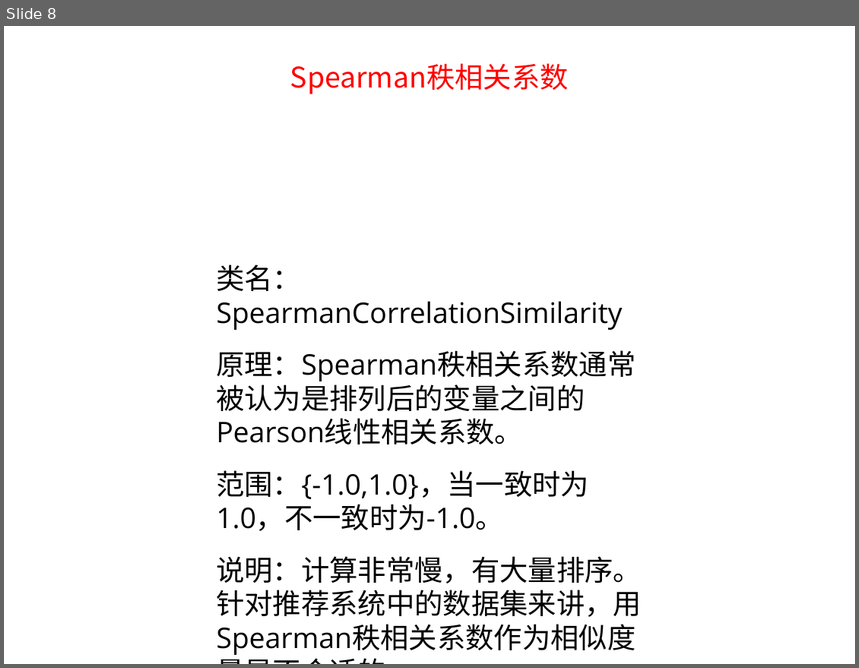
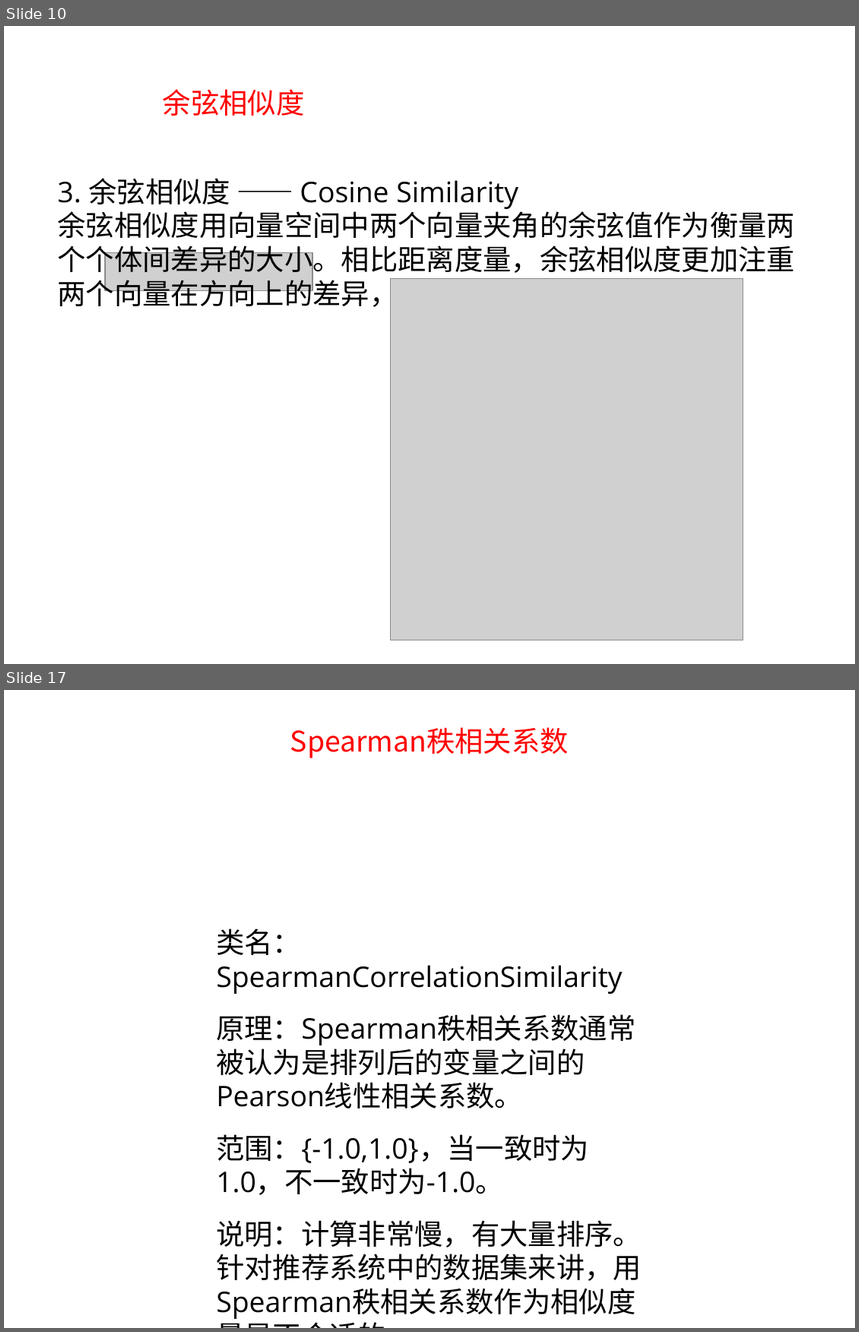
Before and after one commit to tianbaoxing/mahout-nbayes, a slide deck: doc/similarity_measure/similarity_measure.ppt. Shown one above the other, each under a label of ours: slide 8 before the commit, slides 10 and 17 after it; the slides between them are not shown. The pictures are 859x668 and 859x1332 pixels, drawn with LibreOffice and Linux fonts; fonts in the diff are those of the drawing; grey boxes stand for pictures. Boxes give left, top, right and bottom in pixels: in the first picture for what was removed or moved away, otherwise in the second. Text is boxed around its words. In the diff, an @@ line names an element or a change of style, - is before the commit and + after.

Commit message:
add some info in similarity_measure.ppt

```diff
--- a/doc/similarity_measure/similarity_measure.ppt
+++ b/doc/similarity_measure/similarity_measure.ppt
@@ slide 10 added at (4,26,855,664), background #FFFFFF @@
@@ text added at (163,89,305,116), 24 pt, text gradient #FF0000 to #FFCC00 @@
+余弦相似度
@@ text added at (57,178,795,312), 24 pt, text #000000 @@
+3. 余弦相似度 —— Cosine Similarity
+余弦相似度用向量空间中两个向量夹角的余弦值作为衡量两个个体间差异的大小。相比距离度量，余弦相似度更加注重两个向量在方向上的差异，而非距离或长度上。
@@ picture added at (105,253,313,291) @@
@@ picture added at (390,279,743,641) @@
@@ what was slide 8 is now slide 17 @@
```
Also in this commit, not shown: 3 slides changed, 10 other slides added, 3 slides removed, 2 other files.
